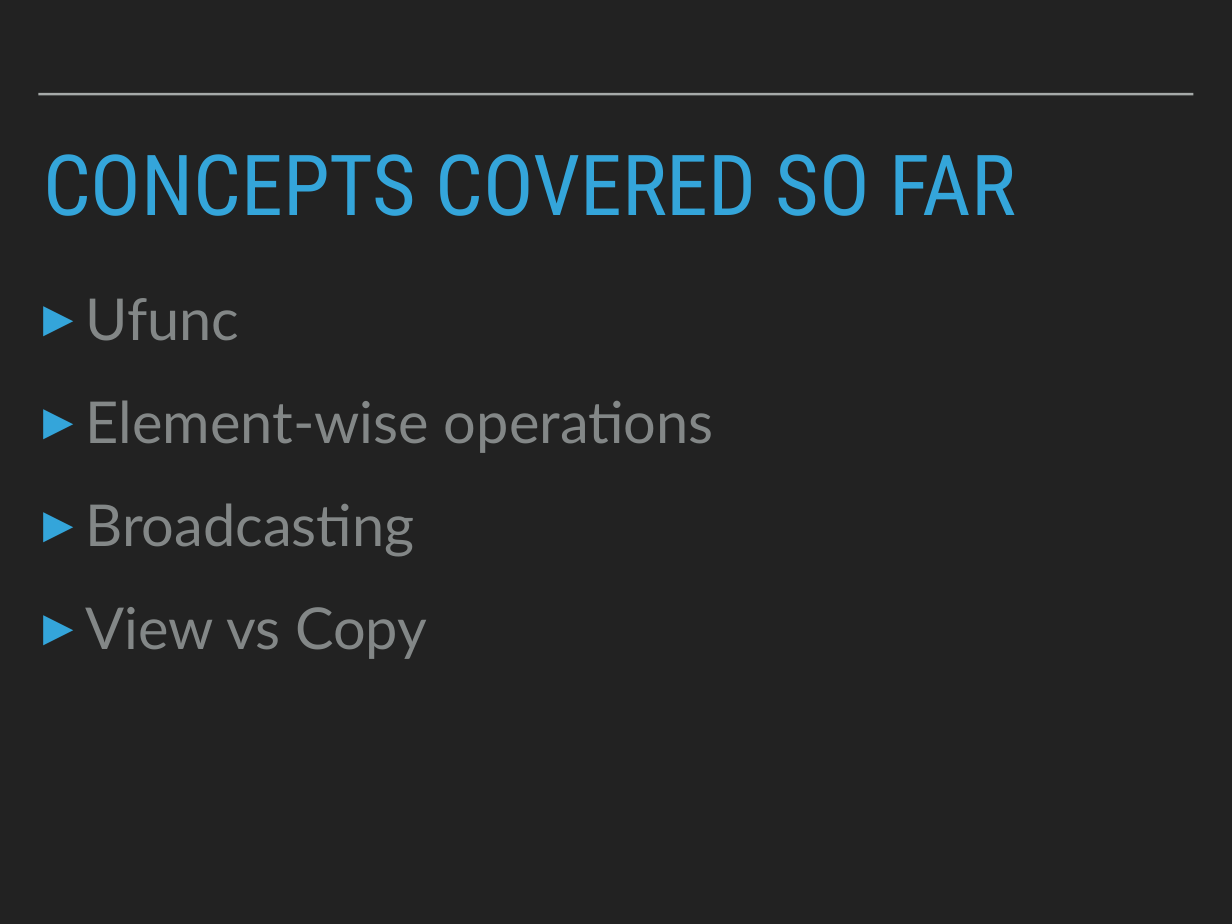
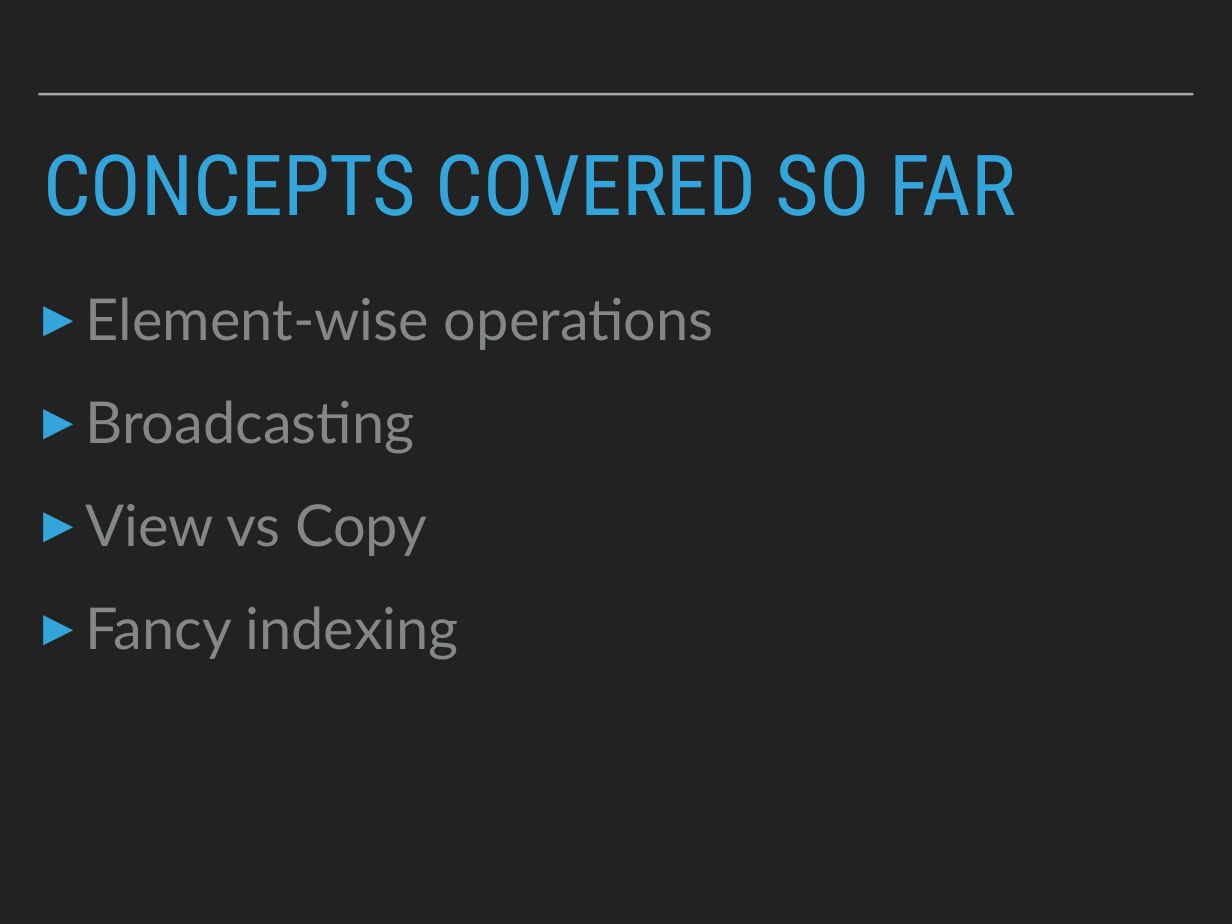
Before and after one commit to patricks1/python-for-data-science, a slide deck: slide 24 of Session05/Session5_Slides.pptx (slide 18 before the commit). Drawn at 1232x924 pixels with LibreOffice and Linux fonts; fonts in the diff are those of the drawing. Boxes give left, top, right and bottom in pixels: in the first picture for what was removed or moved away, otherwise in the second. Text is boxed around its words. In the diff, an @@ line names an element or a change of style, - is before the commit and + after.

Commit message:
updated session 5 material for a better overview of indexing and views

```diff
--- a/Session05/Session5_Slides.pptx
+++ b/Session05/Session5_Slides.pptx
@@ text at box(85, 298, 239, 341): paragraph removed @@
-▸ Ufunc
@@ text at box(85, 606, 459, 659): paragraph added @@
+▸ Fancy indexing
```
Also in this commit, not shown: 3 other slides changed, 14 slides added, 5 slides removed, 2 other files.
